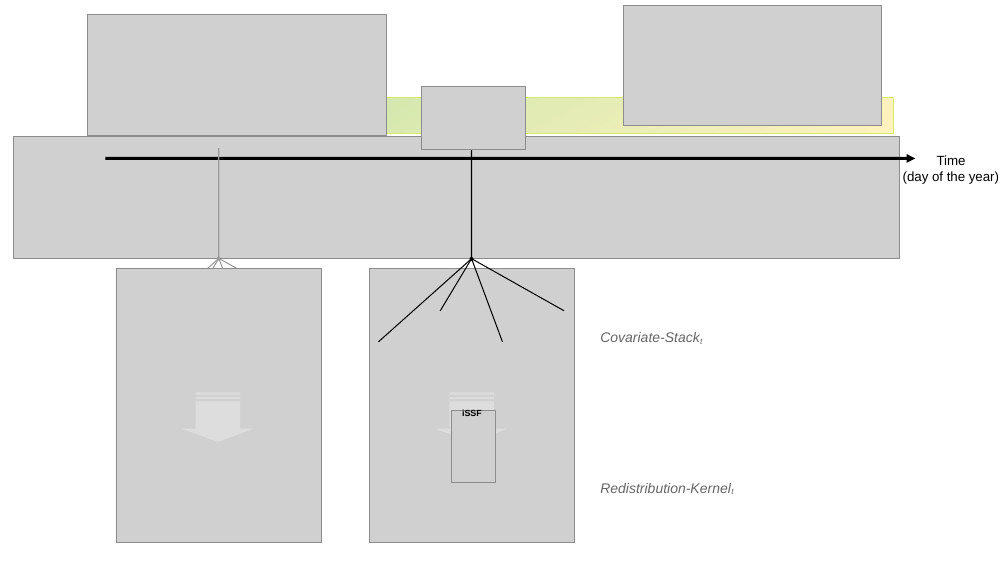
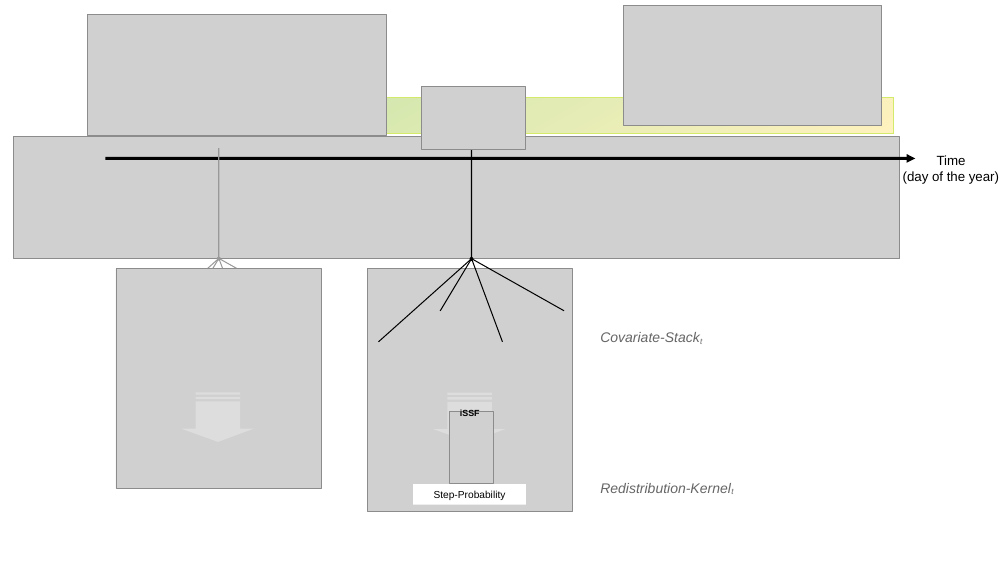
Before and after one commit to DavidDHofmann/PhD, a slide deck: slide 1 of Chapter_3/04_Manuscript/Figures/Schematic.odp. Drawn at 1008x567 pixels with LibreOffice and Linux fonts; fonts in the diff are those of the drawing; grey boxes stand for pictures. Boxes give left, top, right and bottom in pixels: in the first picture for what was removed or moved away, otherwise in the second. Text is boxed around its words. In the diff, an @@ line names an element or a change of style, - is before the commit and + after.

```diff
--- a/Chapter_3/04_Manuscript/Figures/Schematic.odp
+++ b/Chapter_3/04_Manuscript/Figures/Schematic.odp
@@ picture resized from (x1=116, y1=269, x2=321, y2=542) to (x1=116, y1=269, x2=321, y2=488) @@
@@ picture resized from (x1=370, y1=269, x2=574, y2=542) to (x1=368, y1=269, x2=573, y2=511) @@
@@ freeform shape at (x1=433, y1=393, x2=505, y2=442): outline redrawn @@
@@ rectangle added at (x1=413, y1=484, x2=526, y2=504), fill #FFFFFF, 8 pt, text #000000 @@
+Step-Probability
```
Also in this commit, not shown: 37 other files.
